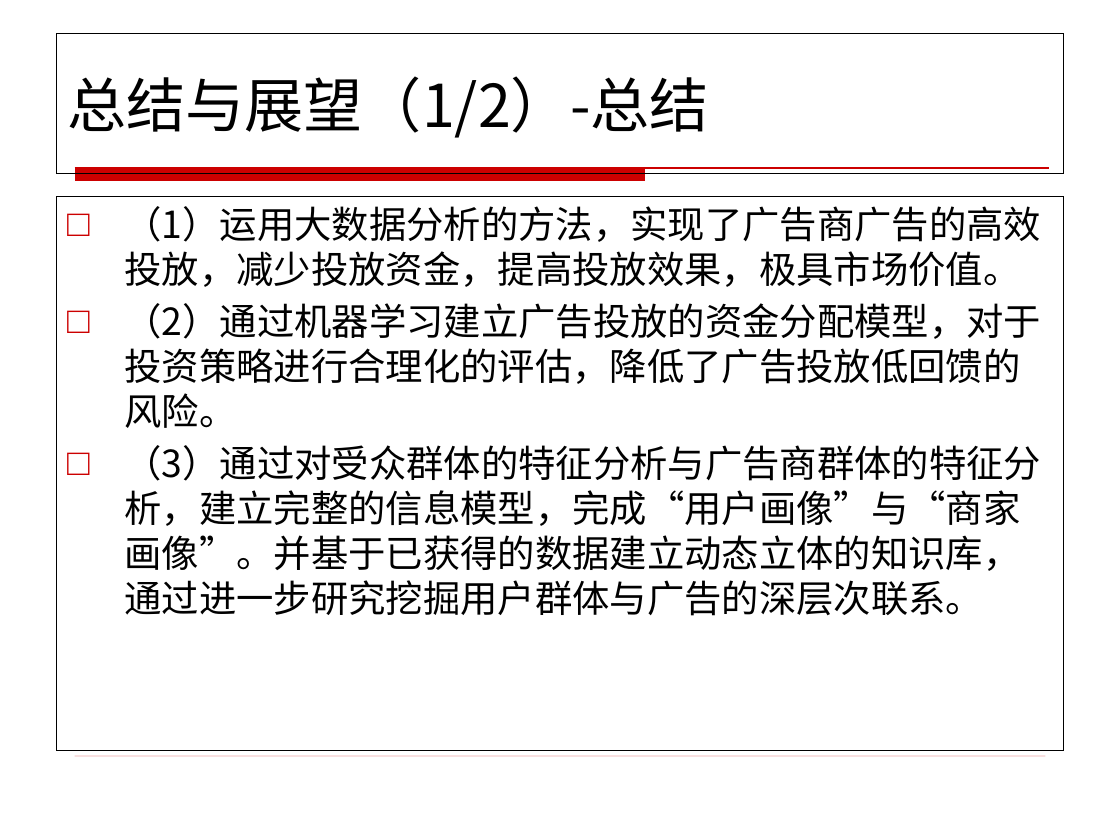
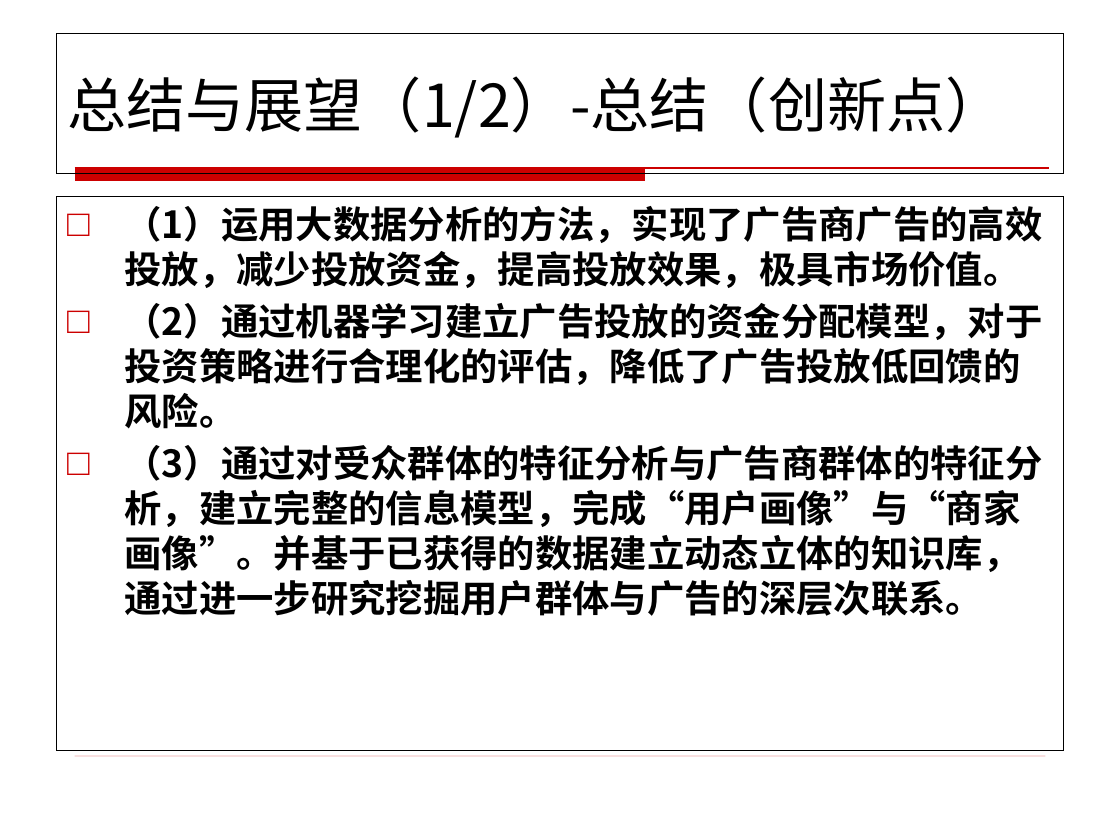
Before and after one commit to henryzhao/graduate, a slide deck: slide 20 of wy/王焰硕士论文答辩.pptx (slide 21 before the commit). Drawn at 1120x840 pixels with LibreOffice and Linux fonts; fonts in the diff are those of the drawing; background and template pictures are left out. Boxes give left, top, right and bottom in pixels: in the first picture for what was removed or moved away, otherwise in the second. Text is boxed around its words. In the diff, an @@ line names an element or a change of style, - is before the commit and + after.

```diff
--- a/wy/王焰硕士论文答辩.pptx
+++ b/wy/王焰硕士论文答辩.pptx
@@ title at (67,76,1005,138): text changed @@
-总结与展望（1/2）-总结
+总结与展望（1/2）-总结（创新点）
@@ text "（1）运用大数据分析的方法，实现了广告商广告的高效投放，减少投放资金，提高投放效果，极具市场价值。" at (56,196,1064,750): bold on @@
```
Also in this commit, not shown: 6 other slides changed, 1 slide removed, 3 other files.
